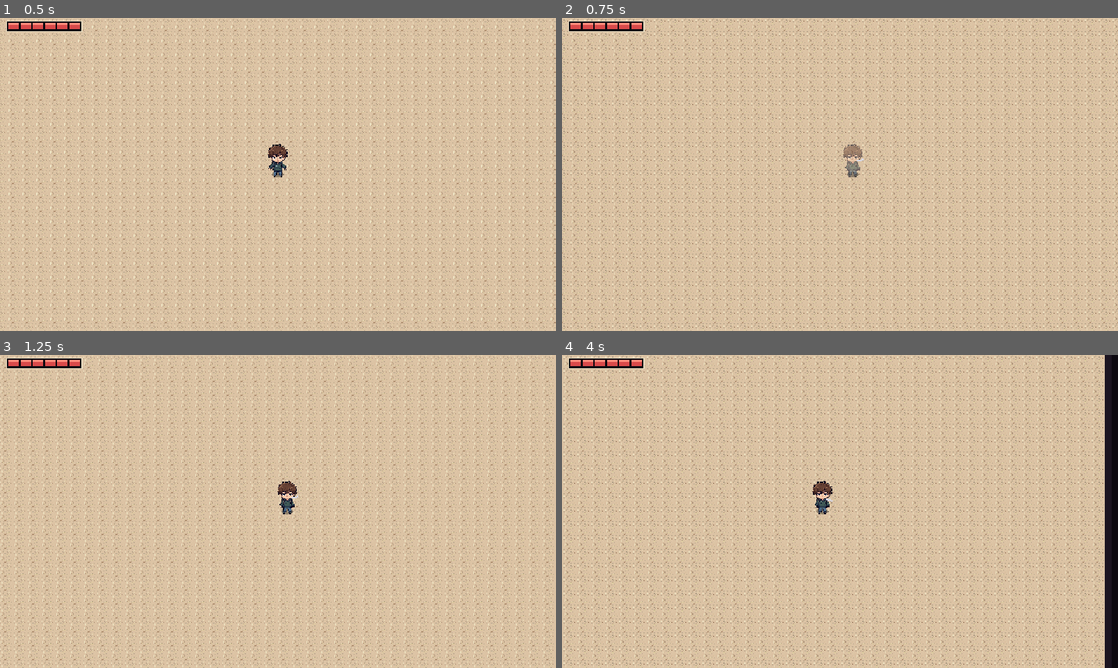
Above: before the commit, frames 1-4 (two rows, left to right).
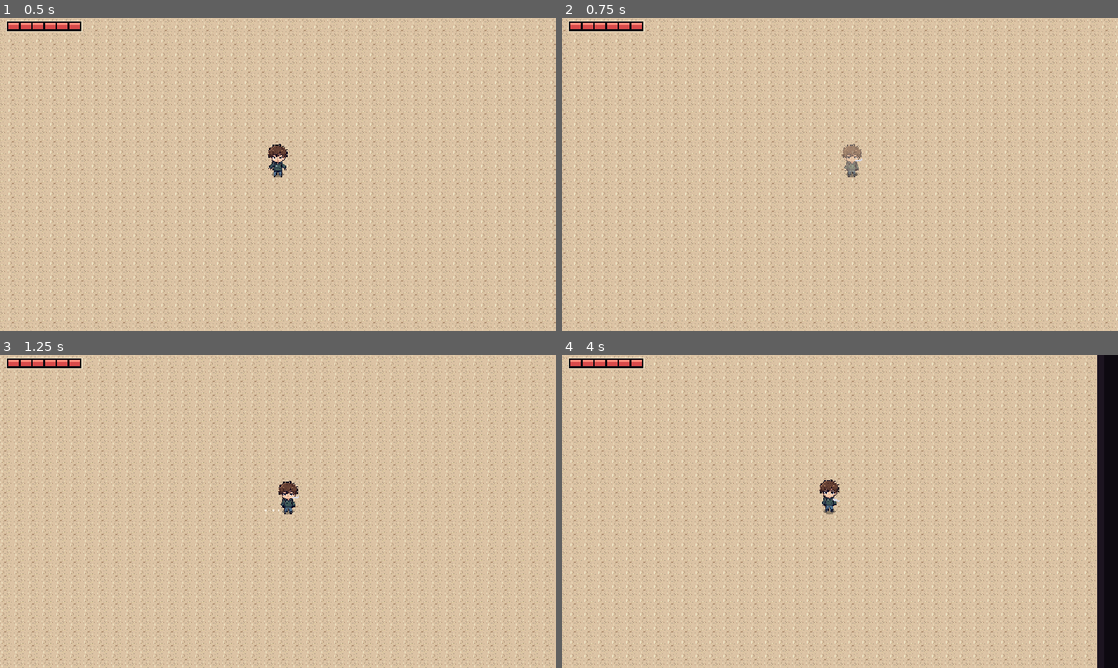
Above: after the commit, the same moments.

Repository: JorgeVitor30/iferno
Game: Godot game, scene res://scenes/main.tscn
Two runs of this game, one before a commit and one after it. Both use one fixed random seed, a clock stepped at 60 frames per second and the inputs below.
Inputs (mouse positions are in pixels of both pictures, inside the frame that each line leads up to):
- Up to frame 1 (0.5 s): no input
- Up to frame 2 (0.75 s): tap Enter at 0.5 s; move the mouse to (962, 158) at 0.52 s; hold D (move_right) from 0.53 s (still down); tap Space (dodge) at 0.6 s
- Up to frame 3 (1.25 s): keep holding D (move_right)
- Up to frame 4 (4 s): move the mouse to (728, 527) at 1.27 s; release D (move_right) at 1.28 s; hold S (move_down) 1.28-2.03 s; click (728, 527) at 1.35 s; move the mouse to (895, 442) at 2.02 s; hold D (move_right) 2.03-2.78 s; tap Space (dodge) at 2.1, 3.6 s; move the mouse to (812, 574) at 2.77 s; hold W (move_up) 2.78-3.53 s; click (812, 574) at 2.85 s; move the mouse to (1006, 558) at 3.52 s; hold A (move_left) from 3.53 s (still down)

Frame 1 is identical in both runs. In frame 2, 24% of the frame differs, in the area x 0-100%, y 0-100%; in frame 3, 0.2%; in frame 4, 27%, in the area x 0-98%, y 0-100%.

Commit message:
feat(player): movimento suave com aceleração, pulinho ao andar e poeira
Placeholder até termos animação de andar desenhada: o sprite dá um
pulinho de 2px a cada passo e solta poeira no pé.

Co-Authored-By: Claude Opus 5.5 <noreply@anthropic.com>

Diff:
--- a/scenes/player.tscn
+++ b/scenes/player.tscn
@@ -82,6 +82,22 @@
 animation = &"idle"
 autoplay = "idle"
 
+[node name="Dust" type="CPUParticles2D" parent="."]
+show_behind_parent = true
+emitting = false
+amount = 8
+lifetime = 0.4
+direction = Vector2(0, -1)
+spread = 70.0
+gravity = Vector2(0, 0)
+initial_velocity_min = 6.0
+initial_velocity_max = 14.0
+damping_min = 20.0
+damping_max = 30.0
+scale_amount_min = 1.0
+scale_amount_max = 2.0
+color = Color(0.97, 0.94, 0.88, 0.9)
+
 [node name="Camera2D" type="Camera2D" parent="."]
 position_smoothing_enabled = true
 position_smoothing_speed = 8.0
--- a/scripts/player.gd
+++ b/scripts/player.gd
@@ -10,6 +10,10 @@
 @export var invuln_time := 0.8 # invencibilidade depois de tomar hit
 
 @export var speed := 90.0
+@export var accel := 900.0     # quão rápido chega na velocidade máxima
+@export var friction := 1100.0 # quão rápido para ao soltar as teclas
+@export var step_rate := 9.0   # passos por segundo do "pulinho" ao andar
+@export var step_height := 2.0 # altura do pulinho em pixels
 @export var roll_speed := 190.0
 @export var roll_time := 0.35
 @export var fire_rate := 0.15
@@ -19,6 +23,8 @@
 var _fire_cd := 0.0
 var _invuln_timer := 0.0
 var hp := 0
+var _walk_t := 0.0
+const SPRITE_Y := -17.0
 
 func _ready() -> void:
 	hp = max_hp
@@ -54,7 +60,8 @@
 		_roll_timer -= delta
 		velocity = _roll_dir * roll_speed
 	else:
-		velocity = input * speed
+		var rate := accel if input != Vector2.ZERO else friction
+		velocity = velocity.move_toward(input * speed, rate * delta)
 		if Input.is_action_just_pressed("dodge") and input != Vector2.ZERO:
 			_roll_timer = roll_time
 			_roll_dir = input.normalized()
@@ -70,15 +77,24 @@
 	b.direction = dir
 	get_parent().add_child(b)
 
-func _process(_delta: float) -> void:
+func _process(delta: float) -> void:
 	var aim := (get_global_mouse_position() - global_position).normalized()
 	$Sprite2D.flip_h = aim.x < 0.0
-	# Parado: idle ofegante. Andando: segura o 1º quadro (até termos animação de andar).
-	if velocity.is_zero_approx():
-		$Sprite2D.play("idle")
-	else:
+	# Parado: idle ofegante. Andando: 1º quadro + pulinho a cada passo
+	# (placeholder até termos animação de andar desenhada).
+	var moving := velocity.length() > 10.0 and not is_rolling()
+	if moving:
 		$Sprite2D.pause()
 		$Sprite2D.frame = 0
+		_walk_t += delta * step_rate * (velocity.length() / speed)
+		var hop := absf(sin(_walk_t * PI)) * step_height
+		$Sprite2D.position.y = SPRITE_Y - round(hop)
+	else:
+		_walk_t = 0.0
+		$Sprite2D.position.y = SPRITE_Y
+		if hp > 0:
+			$Sprite2D.play("idle")
+	$Dust.emitting = moving
 	if hp > 0:
 		var blink := _invuln_timer > 0.0 and int(_invuln_timer * 20.0) % 2 == 0
 		$Sprite2D.modulate.a = 0.5 if is_rolling() or blink else 1.0
